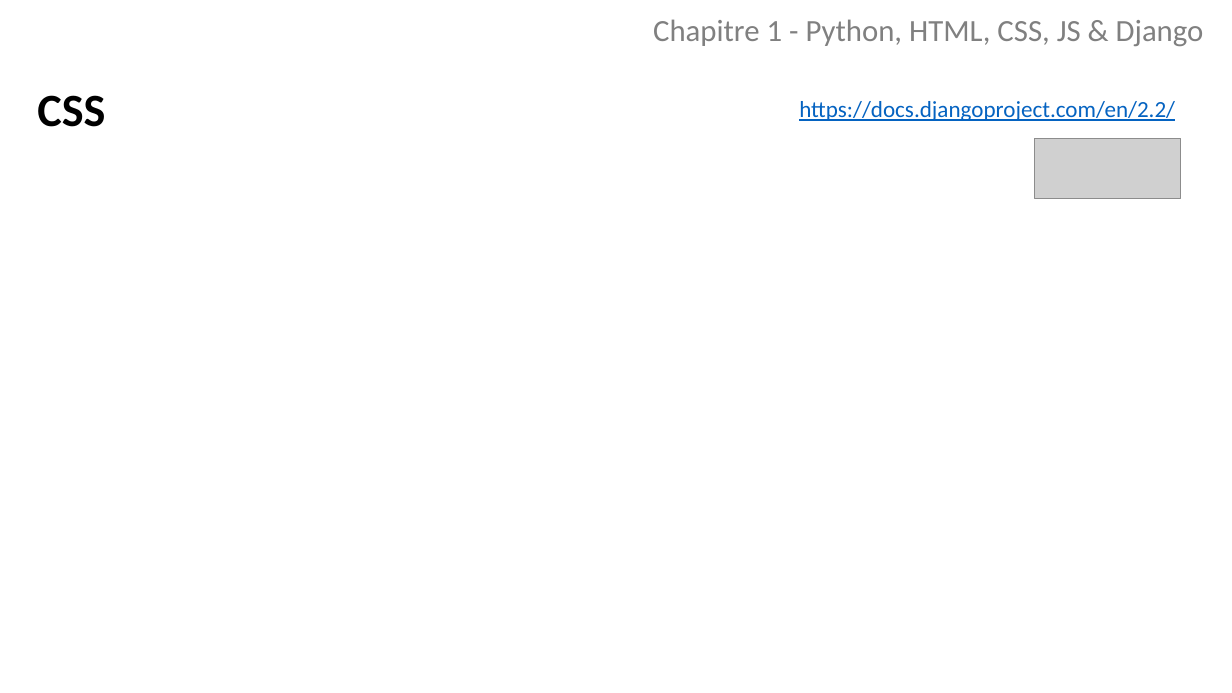
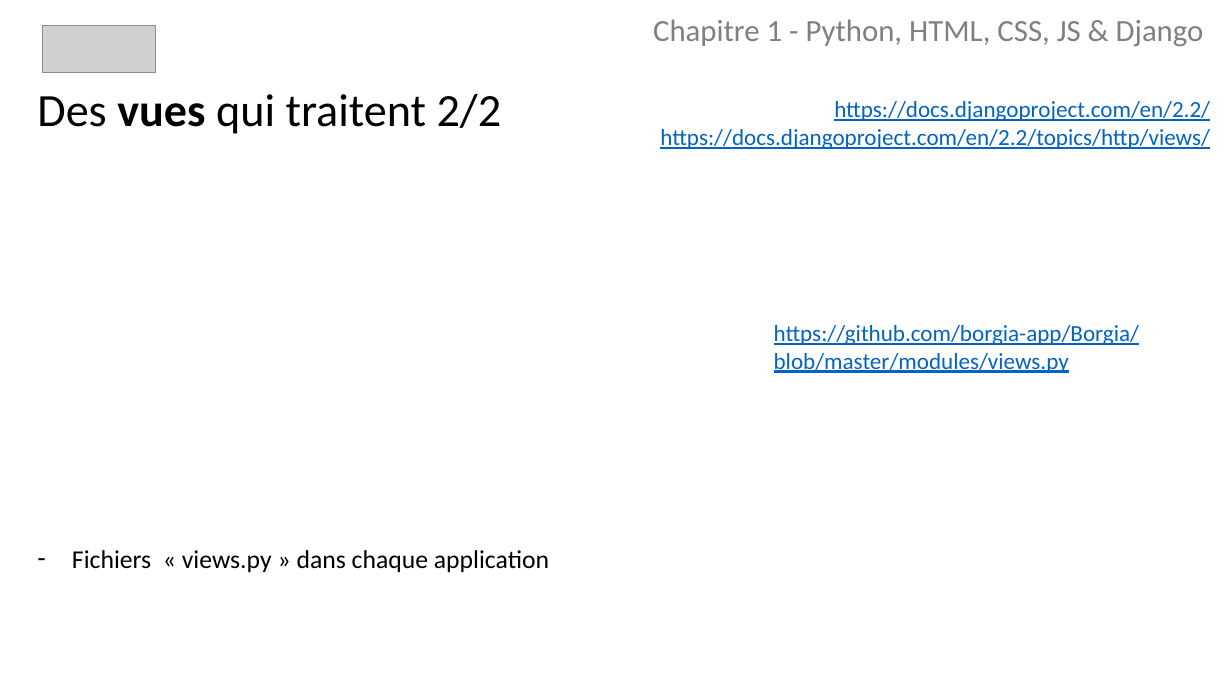
Before and after one commit to borgia-app/Borgia-docs, a slide deck: slide 13 of presentations/Python.pptx (slide 18 before the commit). Drawn at 1232x693 pixels with LibreOffice and Linux fonts; fonts in the diff are those of the drawing; grey boxes stand for pictures. Boxes give left, top, right and bottom in pixels: in the first picture for what was removed or moved away, otherwise in the second. Text is boxed around its words. In the diff, an @@ line names an element or a change of style, - is before the commit and + after.

```diff
--- a/presentations/Python.pptx
+++ b/presentations/Python.pptx
@@ picture: place and size @@
-picture at <box>1035,139,1181,199</box>
+picture at <box>43,26,156,73</box>
@@ text at <box>37,94,502,134</box>: text changed; bold off @@
-CSS
+Des vues qui traitent 2/2
@@ text "https://docs.djangoproject.com/en/2.2/": place and size @@
-text "https://docs.djangoproject.com/en/2.2/" at <box>799,101,1175,121</box>
+text "https://docs.djangoproject.com/en/2.2/" at <box>660,101,1210,149</box>
@@ text at <box>834,101,1210,121</box>: alignment left to right @@
@@ text at <box>660,129,1210,149</box>: paragraph added @@
+https://docs.djangoproject.com/en/2.2/topics/http/views/
@@ text added at <box>774,325,1139,373</box>, 18 pt, text #0563C1, underline @@
+https://github.com/borgia-app/Borgia/blob/master/modules/views.py
@@ text added at <box>72,550,549,572</box>, 20 pt, text #000000 @@
+– Fichiers « views.py » dans chaque application
```
Also in this commit, not shown: 15 other slides changed, 1 slide added, 1 slide removed.
